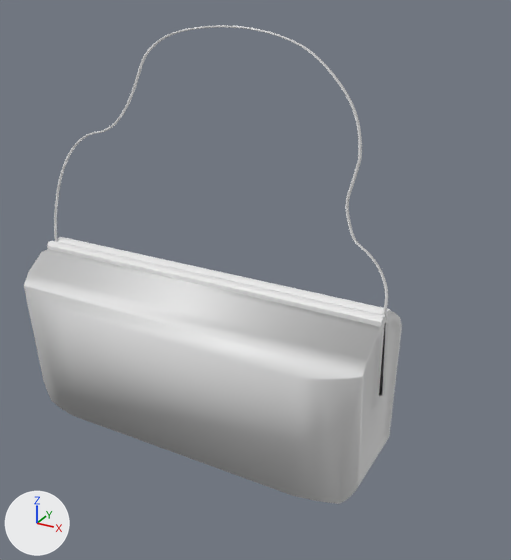
One commit to the FBX model Proyecto3_Yippee/Assets/Art/Assets_RescaladosPrueba/Bolso.fbx: the scene before it, then after it.
One viewpoint serves both versions: a 50 mm lens placed at (0.282, -0.333, 0.343), pointed at (-0.018, 0.213, 0.07). The lights are fixed; the arrows at lower left show +X, +Y and +Z. Where no turn or scale is listed for an object, it has been applied to the vertices.

The scene before the commit, as lines of its bpy script (objects in view):
```python
me_mesh = bpy.data.meshes.new('Mesh')
me_mesh.from_pydata(...)  # 165 vertices, 277 faces; spans x -0.197..0.197, y -0.06..0.06, z -0.083..0.091
me_mesh_001 = bpy.data.meshes.new('Mesh.001')
me_mesh_001.from_pydata(...)  # 100 vertices, 49 faces; spans x -0.199..0.199, y -0.012..0.012, z 0.014..0.097
me_mesh_002 = bpy.data.meshes.new('Mesh.002')
me_mesh_002.from_pydata(...)  # 6576 vertices, 6528 faces; spans x -0.241..0.15, y -0.011..0.01, z -0.038..0.217
ob_circle_015 = bpy.data.objects.new('Circle.015', me_mesh_002)
ob_circle_015.location = (-0.0369, 0.2146, 0.082)
ob_cube_011 = bpy.data.objects.new('Cube.011', me_mesh)
ob_cube_011.location = (-0.0804, 0.2125, -0.0314)
ob_cube_016 = bpy.data.objects.new('Cube.016', me_mesh_001)
ob_cube_016.location = (-0.0804, 0.2125, -0.0314)
```
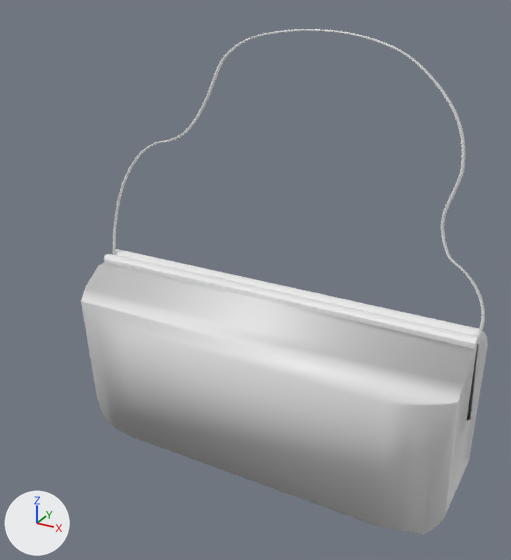
Patch to the scene script:
```diff
--- a/Proyecto3_Yippee/Assets/Art/Assets_RescaladosPrueba/Bolso.fbx.py
+++ b/Proyecto3_Yippee/Assets/Art/Assets_RescaladosPrueba/Bolso.fbx.py
@@ ob_cube_011 @@
 ob_cube_011 = bpy.data.objects.new('Cube.011', me_mesh)
-ob_cube_011.location = (-0.0804, 0.2125, -0.0314)
+ob_cube_011.location = (0.0, 0.2125, -0.0314)
@@ ob_circle_015 @@
 ob_circle_015 = bpy.data.objects.new('Circle.015', me_mesh_002)
-ob_circle_015.location = (-0.0369, 0.2146, 0.082)
+ob_circle_015.location = (0.046, 0.2146, 0.082)
@@ ob_cube_016 @@
 ob_cube_016 = bpy.data.objects.new('Cube.016', me_mesh_001)
-ob_cube_016.location = (-0.0804, 0.2125, -0.0314)
+ob_cube_016.location = (0.0, 0.2125, -0.0314)
```

Location of each change, [x1, y1, x2, y2] in pixels of the pictures (511 x 560 px):
'Cube.011', moved
    before: [24, 249, 402, 504]
    after: [81, 263, 488, 534]
'Cube.016', moved
    before: [47, 237, 391, 396]
    after: [104, 249, 482, 420]
'Circle.015', moved
    before: [54, 25, 388, 316]
    after: [113, 29, 485, 340]
